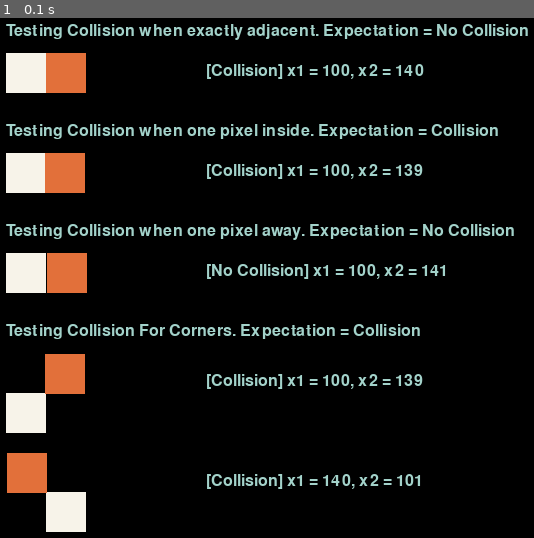
Above: before the commit, frame 1.
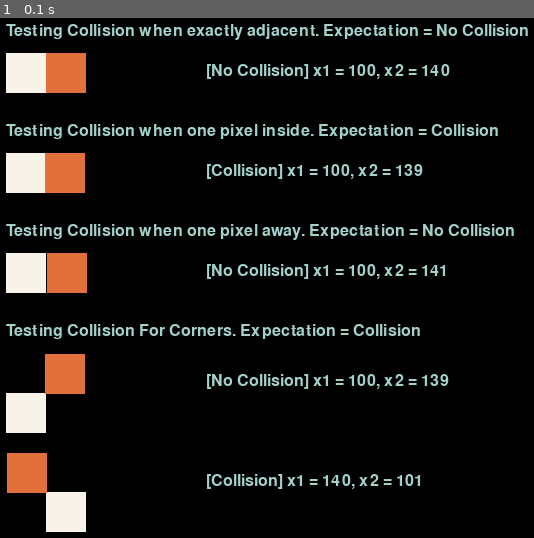
Above: after the commit, the same moment.

Repository: JTSipowicz/ProjectSnakeSolver
Game: pygame game, started from testing.py
Two runs of this game, one before a commit and one after it. Both use one fixed random seed, a clock stepped at 60 frames per second and the inputs below.
Inputs:
- Up to frame 1 (0.1 s): no input

The runs differ from the first frame. In frame 1, 1.1% of the frame differs, in the area x 39-85%, y 8-72%.

Commit message:
Fixed Math Functions

Diff:
--- a/math_functions.py
+++ b/math_functions.py
@@ -10,12 +10,12 @@
     top_left2 = (x2 - 1, y2 - square2_length + 1)
     top_right2 = (x2 + square2_length - 1, y2 - square1_length + 1)
 
-    if low_right1[0] >= low_left2[0] and low_left1[0] <= low_right2[0] and low_left1[1] >= (top_left2[1] - 1) and top_left1[1] <= (low_left2[1] + 1):
+    if low_right1[0] > low_left2[0] and low_left1[0] < low_right2[0] and low_left1[1] > (top_left2[1] - 1) and top_left1[1] < (low_left2[1] + 1):
                     return True
-    elif low_left1[0] <= low_right2[0] and low_right1[0] >= low_left2[0] and low_left1[1] >= (top_left2[1] - 1) and top_left1[1] <= (low_left2[1] + 1):
+    elif low_left1[0] < low_right2[0] and low_right1[0] > low_left2[0] and low_left1[1] > (top_left2[1] - 1) and top_left1[1] < (low_left2[1] + 1):
                     return True
-    elif low_left1[1] >= top_left2[1] and top_left1[1] <= low_left2[1] and low_left1[0] <= (low_right2[0] + 1) and low_right1[0] >= (low_left2[0] - 1):
+    elif low_left1[1] > top_left2[1] and top_left1[1] < low_left2[1] and low_left1[0] < (low_right2[0] + 1) and low_right1[0] > (low_left2[0] - 1):
                     return True
-    elif top_left1[1] <= low_left2[1] and low_left1[1] >= top_left2[1] and low_left1[0] <= (low_right2[0] + 1) and low_right1[0] >= (low_left2[0] - 1):
+    elif top_left1[1] < low_left2[1] and low_left1[1] > top_left2[1] and low_left1[0] < (low_right2[0] + 1) and low_right1[0] > (low_left2[0] - 1):
                     return True
     return False
